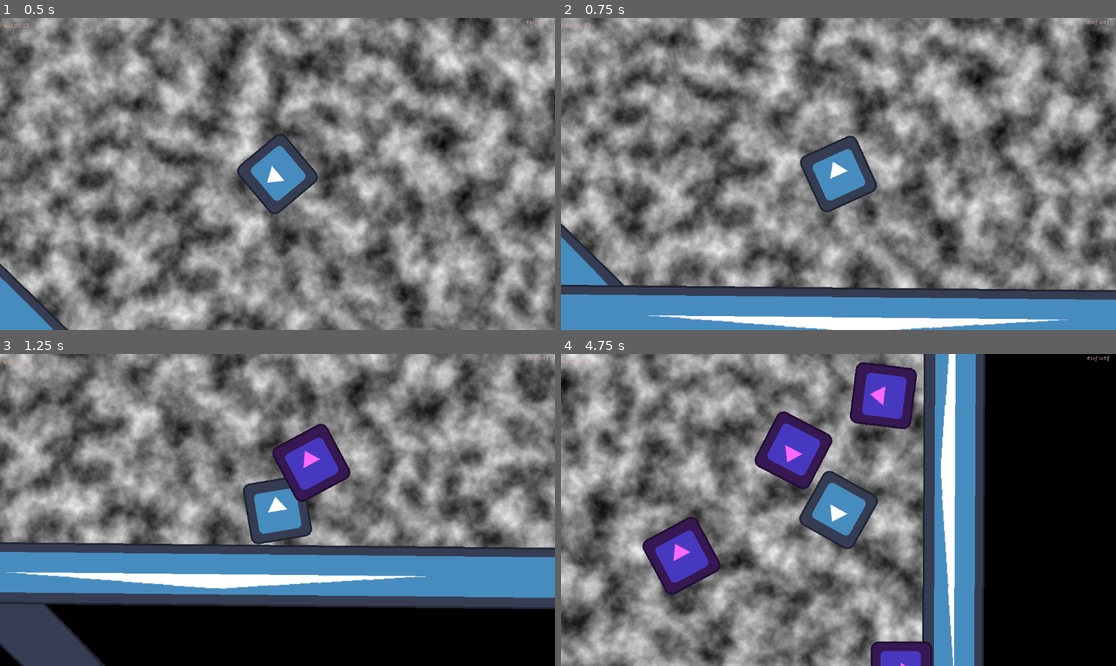
Above: before the commit, frames 1-4 (two rows, left to right).
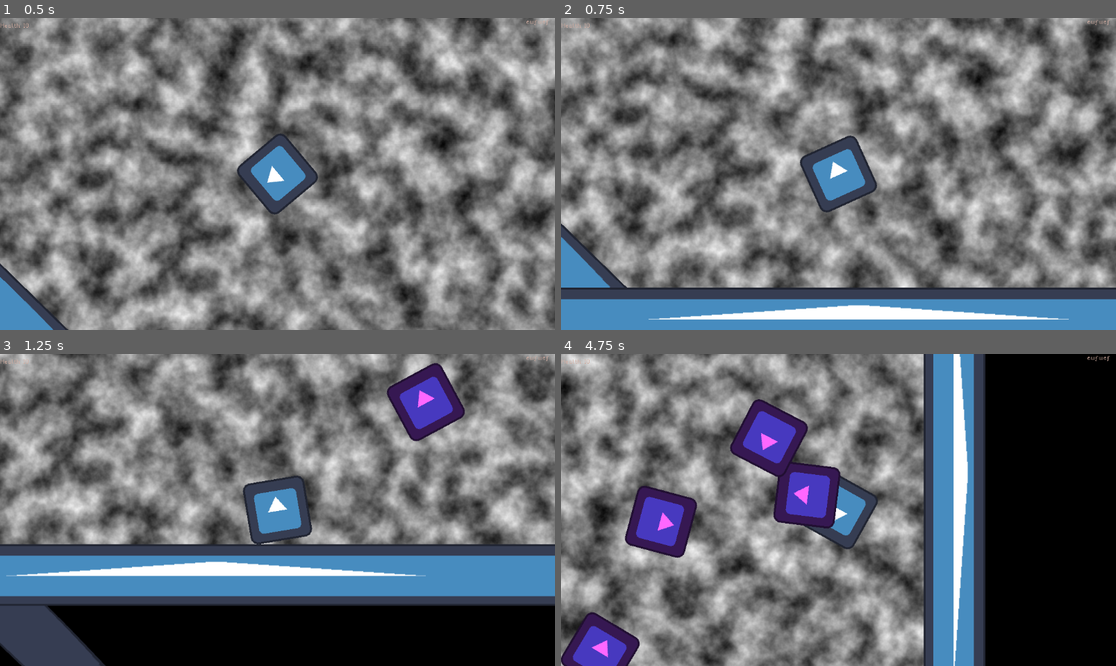
Above: after the commit, the same moments.

Repository: KayCat88/projecte_lliure_PTD
Game: Godot game, scene res://Nodes/Scene nodes/Levels/Tests/test.tscn
The game is run twice, just before and just after one commit, with the same random seed, the same clock (stepped at 60 frames per second) and the same inputs. The engine's default icon, where the game draws it, is replaced by a stand-in: a white triangle on a blue panel in a dark square.
Inputs (mouse positions are in pixels of both pictures, inside the frame that each line leads up to):
- Up to frame 1 (0.5 s): no input
- Up to frame 2 (0.75 s): tap Enter at 0.5 s; move the mouse to (960, 158) at 0.52 s; hold D (right) from 0.53 s (still down); right-click (960, 158) at 0.6 s
- Up to frame 3 (1.25 s): keep holding D (right)
- Up to frame 4 (4.75 s): move the mouse to (727, 525) at 1.27 s; release D (right) at 1.28 s; hold S (down) 1.28-2.03 s; right-click (727, 525) at 1.35 s; move the mouse to (894, 441) at 2.02 s; hold D (right) 2.03-2.78 s; right-click (894, 441) at 2.1 s; move the mouse to (810, 572) at 2.77 s; hold W (up) 2.78-3.53 s; right-click (810, 572) at 2.85 s; move the mouse to (1005, 556) at 3.52 s; hold A (left) from 3.53 s (still down); right-click (1005, 556) at 3.6 s; move the mouse to (672, 463) at 4.27 s; right-click (672, 463) at 4.35 s

Frame 1 is identical in both runs. In frame 2, 4.5% of the frame differs, in the area x 0-100%, y 85-100%; in frame 3, 10%; in frame 4, 29%, in the area x 0-77%, y 0-100%.

Commit message:
fet que la bolla reboti be

Diff:
--- a/Projecte Lliure PTD/Nodes/Entity nodes/Environment/static_body_2d.tscn
+++ b/Projecte Lliure PTD/Nodes/Entity nodes/Environment/static_body_2d.tscn
@@ -5,7 +5,7 @@
 [sub_resource type="RectangleShape2D" id="RectangleShape2D_8o6q7"]
 size = Vector2(422, 125)
 
-[node name="StaticBody2D" type="AnimatableBody2D"]
+[node name="StaticBody2D" type="CharacterBody2D"]
 collision_layer = 2
 collision_mask = 13
 
--- a/Projecte Lliure PTD/Nodes/Entity nodes/Player/ball.tscn
+++ b/Projecte Lliure PTD/Nodes/Entity nodes/Player/ball.tscn
@@ -3,8 +3,8 @@
 [ext_resource type="Script" path="res://Scripts/Player/ball.gd" id="1_5g5p2"]
 [ext_resource type="Texture2D" uid="uid://dut5abytxlggk" path="res://icon.svg" id="2_em46n"]
 
-[sub_resource type="CircleShape2D" id="CircleShape2D_rxiaq"]
-radius = 44.87
+[sub_resource type="RectangleShape2D" id="RectangleShape2D_fs1rd"]
+size = Vector2(129, 132)
 
 [sub_resource type="CircleShape2D" id="CircleShape2D_ik1iy"]
 radius = 76.0592
@@ -12,6 +12,7 @@
 [node name="ball" type="CharacterBody2D"]
 collision_layer = 4
 collision_mask = 10
+motion_mode = 1
 script = ExtResource("1_5g5p2")
 
 [node name="Icon" type="Sprite2D" parent="."]
@@ -19,7 +20,8 @@
 texture = ExtResource("2_em46n")
 
 [node name="CollisionShape2D" type="CollisionShape2D" parent="."]
-shape = SubResource("CircleShape2D_rxiaq")
+position = Vector2(0.5, 0)
+shape = SubResource("RectangleShape2D_fs1rd")
 
 [node name="Area2D" type="Area2D" parent="."]
 collision_layer = 4
@@ -28,5 +30,3 @@
 
 [node name="CollisionShape2D" type="CollisionShape2D" parent="Area2D"]
 shape = SubResource("CircleShape2D_ik1iy")
-
-[connection signal="body_entered" from="Area2D" to="." method="_on_area_2d_body_entered"]
--- a/Projecte Lliure PTD/Nodes/Scene nodes/Levels/Tests/test.tscn
+++ b/Projecte Lliure PTD/Nodes/Scene nodes/Levels/Tests/test.tscn
@@ -2,7 +2,7 @@
 
 [ext_resource type="PackedScene" uid="uid://dakbbhvyuxtii" path="res://Nodes/Entity nodes/Player/player.tscn" id="1_6bkv6"]
 [ext_resource type="Texture2D" uid="uid://dut5abytxlggk" path="res://icon.svg" id="1_ywtvc"]
-[ext_resource type="PackedScene" uid="uid://c1tk1m8jn6gy7" path="res://Nodes/Entity nodes/environment/static_body_2d.tscn" id="4_u8h0l"]
+[ext_resource type="PackedScene" uid="uid://c1tk1m8jn6gy7" path="res://Nodes/Entity nodes/Environment/static_body_2d.tscn" id="4_u8h0l"]
 [ext_resource type="PackedScene" uid="uid://2kg8s2ikkjga" path="res://Nodes/Entity nodes/UI/interface.tscn" id="7_tm0fe"]
 
 [sub_resource type="FastNoiseLite" id="FastNoiseLite_d85iu"]
@@ -44,7 +44,7 @@
 
 [node name="StaticBody2D" parent="." instance=ExtResource("4_u8h0l")]
 position = Vector2(-272, 753)
-rotation = -1.56552
+rotation = 1.5708
 scale = Vector2(6.6414, 1)
 
 [node name="StaticBody2D5" parent="." instance=ExtResource("4_u8h0l")]
@@ -54,17 +54,24 @@
 
 [node name="StaticBody2D2" parent="." instance=ExtResource("4_u8h0l")]
 position = Vector2(2153, 766)
-rotation = -1.56552
+rotation = 1.5708
+scale = Vector2(6.6414, 1)
+
+[node name="StaticBody2D6" parent="." instance=ExtResource("4_u8h0l")]
+position = Vector2(1647, -1322)
+rotation = 1.5708
 scale = Vector2(6.6414, 1)
 
 [node name="StaticBody2D3" parent="." instance=ExtResource("4_u8h0l")]
 position = Vector2(927, 1429)
-rotation = -3.13172
 scale = Vector2(6.6414, 1)
 
 [node name="StaticBody2D4" parent="." instance=ExtResource("4_u8h0l")]
 position = Vector2(934, -339)
-rotation = -3.13172
+scale = Vector2(6.6414, 1)
+
+[node name="StaticBody2D7" parent="." instance=ExtResource("4_u8h0l")]
+position = Vector2(2979, 296)
 scale = Vector2(6.6414, 1)
 
 [editable path="INTERFACE"]
--- a/Projecte Lliure PTD/Scripts/Player/ball.gd
+++ b/Projecte Lliure PTD/Scripts/Player/ball.gd
@@ -1,31 +1,30 @@
 extends CharacterBody2D
 
 
-var initial_speed = 150
-var speed_loss = 15
+var initial_speed = 500
+var speed_loss = 0.9
 var speed : float
 var direction : Vector2
+var lifetime = 110
+
 # Get the gravity from the project settings to be synced with RigidBody nodes.
 
 func _ready():
 	speed = initial_speed
 
 func _physics_process(delta):
-	handle_movement()
+
 	move_and_slide()
-	handle_bounces()
-
-func handle_movement():
-	direction = Vector2(cos(rotation), sin(rotation))
-	velocity.x = speed*direction.x
-	velocity.y = speed*direction.y
-
-func handle_bounces():
-	pass
+	handle_bounces(delta)
+	lifetime -= delta
+	if lifetime <= 0:
+		queue_free()
 
 
 
-
-
-func _on_area_2d_body_entered(body):
-	rotation = get_floor_angle()
+func handle_bounces(delta):
+	var collision = move_and_collide(velocity * delta)
+	if collision:
+		velocity = velocity.bounce(collision.get_normal())
+		velocity.x *= speed_loss
+		velocity.y *= speed_loss
--- a/Projecte Lliure PTD/Scripts/Player/player.gd
+++ b/Projecte Lliure PTD/Scripts/Player/player.gd
@@ -81,6 +81,7 @@
 		var ball_instance = ball.instantiate()
 		get_parent().add_child(ball_instance)
 		ball_instance.global_position = shot_point.global_position
+		ball_instance.velocity = direction*ball_instance.initial_speed
 		ball_instance.rotation = rotation
 
 
